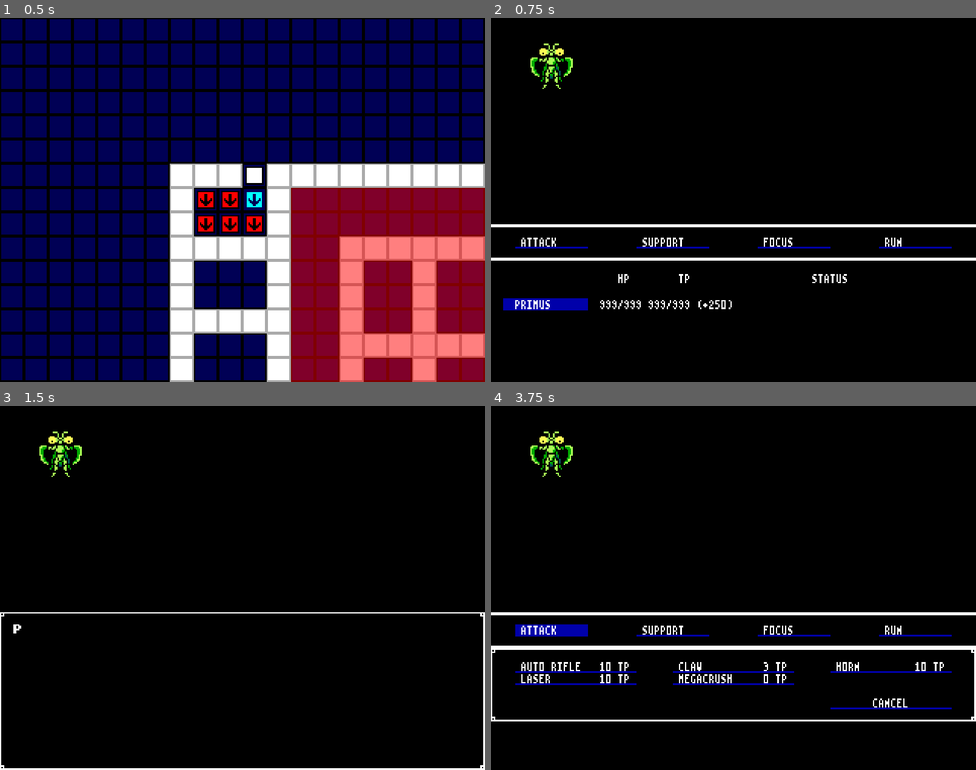
Above: before the commit, frames 1-4 (two rows, left to right).
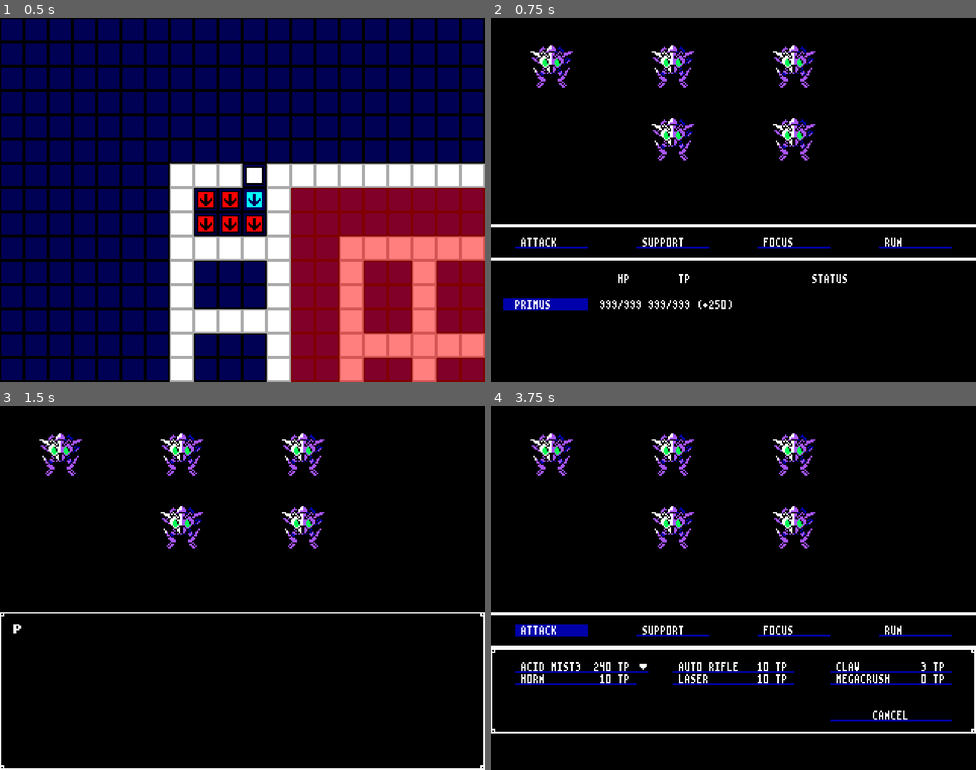
Above: after the commit, the same moments.

Repository: BeamBrain1/Morphose
Game: Godot game, scene res://Scenes/Global/root.tscn
Two runs of this game, one before a commit and one after it. Both use one fixed random seed, a clock stepped at 60 frames per second and the inputs below. Sound files missing from this copy of the repository are replaced by a short silence.
Inputs (mouse positions are in pixels of both pictures, inside the frame that each line leads up to):
- Up to frame 1 (0.5 s): no input
- Up to frame 2 (0.75 s): tap Enter (overworld_interact) at 0.5 s; move the mouse to (840, 181) at 0.52 s; hold Right (right) from 0.53 s (still down); click (840, 181) at 0.6 s
- Up to frame 3 (1.5 s): release Right (right) at 1.25 s; click "FOCUS" at 1.25 s
- Up to frame 4 (3.75 s): move the mouse to (636, 606) at 2.02 s; hold Down (down) 2.03-2.78 s; tap Enter (overworld_interact) at 2.1 s; click (636, 606) at 2.3 s; tap Space at 2.75 s; move the mouse to (782, 507) at 2.77 s; hold Right (right) 2.78-3.5 s; click (782, 507) at 2.85 s; click "ATTACK" at 3.5 s

Frame 1 is identical in both runs. In frame 2, 2.0% of the frame differs, in the area x 8-67%, y 7-40%; in frame 3, 2.0%; in frame 4, 4.0%, in the area x 0-100%, y 7-90%.

Commit message:
Daily backup

Diff:
--- a/Scenes/Battle/Combatant.gd
+++ b/Scenes/Battle/Combatant.gd
@@ -600,19 +600,6 @@
 
 		pushStatusChangesBattleMessages(accumulated_burn_stacks * -1, accumulated_tranqed_stacks * -1, accumulated_acid_stacks * -1, accumulated_blind_stacks * -1, accumulated_slimed_stacks * -1, accumulated_rage_stacks * -1)
 
-		if accumulated_burn_stacks != 0:
-			pushBattleMessage("Suffers " + str(accumulated_burn_stacks) + " " + getNegativeStatusEffectString(Combatant.STATUS_EFFECT.REGEN) + ".")
-		if accumulated_tranqed_stacks != 0:
-			pushBattleMessage("Suffers " + str(accumulated_tranqed_stacks) + " " + getNegativeStatusEffectString(Combatant.STATUS_EFFECT.SHARPENED) + ".")
-		if accumulated_acid_stacks != 0:
-			pushBattleMessage("Suffers " + str(accumulated_acid_stacks) + " " + getNegativeStatusEffectString(Combatant.STATUS_EFFECT.HARDENED) + ".")
-		if accumulated_blind_stacks != 0:
-			pushBattleMessage("Suffers " + str(accumulated_blind_stacks) + " " + getNegativeStatusEffectString(Combatant.STATUS_EFFECT.KEEN) + ".")
-		if accumulated_slimed_stacks != 0:
-			pushBattleMessage("Suffers " + str(accumulated_slimed_stacks) + " " + getNegativeStatusEffectString(Combatant.STATUS_EFFECT.ENERGIZED) + ".")
-		if accumulated_rage_stacks != 0:
-			pushBattleMessage("Suffers " + str(accumulated_rage_stacks) + " " + getNegativeStatusEffectString(Combatant.STATUS_EFFECT.FOCUSED) + ".")
-
 	# Reset accumulated received attack stats
 	var damage_received = accumulated_damage
 	accumulated_hits = 0
@@ -629,34 +616,34 @@
 
 func pushStatusChangesBattleMessages(regen_stacks: int, sharpened_stacks: int, hardened_stacks: int, keen_stacks: int, energized_stacks: int, focused_stacks: int) -> void:
 	if regen_stacks > 0:
-		pushBattleMessage("Gains " + str(regen_stacks) + " " + getPositiveStatusEffectString(Combatant.STATUS_EFFECT.REGEN) + ".")
+		pushBattleMessage(getName() + " gains " + str(regen_stacks) + " " + getPositiveStatusEffectString(Combatant.STATUS_EFFECT.REGEN) + ".")
 	elif regen_stacks < 0:
-		pushBattleMessage("Suffers " + str(regen_stacks * -1) + " " +getNegativeStatusEffectString(Combatant.STATUS_EFFECT.REGEN) + ".")
+		pushBattleMessage(getName() + " suffers " + str(regen_stacks * -1) + " " +getNegativeStatusEffectString(Combatant.STATUS_EFFECT.REGEN) + ".")
 
 	if sharpened_stacks > 0:
-		pushBattleMessage("Gains " + str(sharpened_stacks) + " " +getPositiveStatusEffectString(Combatant.STATUS_EFFECT.SHARPENED) + ".")
+		pushBattleMessage(getName() + " gains " + str(sharpened_stacks) + " " +getPositiveStatusEffectString(Combatant.STATUS_EFFECT.SHARPENED) + ".")
 	elif sharpened_stacks < 0:
-		pushBattleMessage("Suffers " + str(sharpened_stacks * -1) + " " +getNegativeStatusEffectString(Combatant.STATUS_EFFECT.SHARPENED) + ".")
+		pushBattleMessage(getName() + " suffers " + str(sharpened_stacks * -1) + " " +getNegativeStatusEffectString(Combatant.STATUS_EFFECT.SHARPENED) + ".")
 
 	if hardened_stacks > 0:
-		pushBattleMessage("Gains " + str(hardened_stacks) + " " +getPositiveStatusEffectString(Combatant.STATUS_EFFECT.HARDENED) + ".")
+		pushBattleMessage(getName() + " gains " + str(hardened_stacks) + " " +getPositiveStatusEffectString(Combatant.STATUS_EFFECT.HARDENED) + ".")
 	elif hardened_stacks < 0:
-		pushBattleMessage("Suffers " + str(hardened_stacks * -1) + " " +getNegativeStatusEffectString(Combatant.STATUS_EFFECT.HARDENED) + ".")
+		pushBattleMessage(getName() + " suffers " + str(hardened_stacks * -1) + " " +getNegativeStatusEffectString(Combatant.STATUS_EFFECT.HARDENED) + ".")
 
 	if keen_stacks > 0:
-		pushBattleMessage("Gains " + str(keen_stacks) + " " +getPositiveStatusEffectString(Combatant.STATUS_EFFECT.KEEN) + ".")
+		pushBattleMessage(getName() + " gains " + str(keen_stacks) + " " +getPositiveStatusEffectString(Combatant.STATUS_EFFECT.KEEN) + ".")
 	elif keen_stacks < 0:
-		pushBattleMessage("Suffers " + str(keen_stacks * -1) + " " +getNegativeStatusEffectString(Combatant.STATUS_EFFECT.KEEN) + ".")
+		pushBattleMessage(getName() + " suffers " + str(keen_stacks * -1) + " " +getNegativeStatusEffectString(Combatant.STATUS_EFFECT.KEEN) + ".")
 
 	if energized_stacks > 0:
-		pushBattleMessage("Gains " + str(energized_stacks) + " " +getPositiveStatusEffectString(Combatant.STATUS_EFFECT.ENERGIZED) + ".")
+		pushBattleMessage(getName() + " gains " + str(energized_stacks) + " " +getPositiveStatusEffectString(Combatant.STATUS_EFFECT.ENERGIZED) + ".")
 	elif energized_stacks < 0:
-		pushBattleMessage("Suffers " + str(energized_stacks * -1) + " " +getNegativeStatusEffectString(Combatant.STATUS_EFFECT.ENERGIZED) + ".")
+		pushBattleMessage(getName() + " suffers " + str(energized_stacks * -1) + " " +getNegativeStatusEffectString(Combatant.STATUS_EFFECT.ENERGIZED) + ".")
 
 	if focused_stacks > 0:
-		pushBattleMessage("Gains " + str(focused_stacks) + " " +getPositiveStatusEffectString(Combatant.STATUS_EFFECT.FOCUSED) + ".")
+		pushBattleMessage(getName() + " gains " + str(focused_stacks) + " " +getPositiveStatusEffectString(Combatant.STATUS_EFFECT.FOCUSED) + ".")
 	elif focused_stacks < 0:
-		pushBattleMessage("Suffers " + str(focused_stacks * -1) + " " +getNegativeStatusEffectString(Combatant.STATUS_EFFECT.FOCUSED) + ".")
+		pushBattleMessage(getName() + " suffers " + str(focused_stacks * -1) + " " +getNegativeStatusEffectString(Combatant.STATUS_EFFECT.FOCUSED) + ".")
 
 
 # Final amount of debuff stacks applied after factoring in Immunity blueprint (if present) and crit
@@ -821,7 +808,7 @@
 
 func wait() -> void:
 	regenTP()
-	pushBattleMessage(getName() + " focuses - regains " + str(getStatusEffectAdjustedTPRegen()) + " Tech Points.")
+	pushBattleMessage(getName() + " focuses...\n...regains " + str(getStatusEffectAdjustedTPRegen()) + " Tech Points.")
 
 
 func run() -> void:
--- a/Scenes/Battle/EnemyCombatant.gd
+++ b/Scenes/Battle/EnemyCombatant.gd
@@ -3,6 +3,8 @@
 
 var number_in_battle: int = 1	# Number of instance of this enemy in battle, used to determine display name
 var ai_sequence: int = 0		# Used in cyclic AI decisions. Every action advances by 1 step
+
+const MAX_NAME_NUM_CHARS: int = 10
 
 func _init(morphose_in):
 	morphose = morphose_in
@@ -14,7 +16,10 @@
 	if number_in_battle == 1:
 		return morphose.name.to_upper()
 	else:
-		return morphose.name.to_upper() + " " + str(number_in_battle)
+		if morphose.name.length() == MAX_NAME_NUM_CHARS - 1:
+			return morphose.name.to_upper() + str(number_in_battle)
+		else:
+			return morphose.name.to_upper() + " " + str(number_in_battle)
 
 
 func getBaseName() -> String:
--- a/Scenes/Battle/UI/EnemyDisplay.tscn
+++ b/Scenes/Battle/UI/EnemyDisplay.tscn
@@ -88,27 +88,33 @@
 
 [node name="StatusEffectDisplays" type="Node2D" parent="." unique_id=1523918879]
 
-[node name="Regen" parent="StatusEffectDisplays" unique_id=35012509 instance=ExtResource("7_xojdu")]
+[node name="Left" type="Node2D" parent="StatusEffectDisplays" unique_id=1187781370]
+metadata/_edit_group_ = true
+
+[node name="Regen" parent="StatusEffectDisplays/Left" unique_id=35012509 instance=ExtResource("7_xojdu")]
 position = Vector2(-16, 0)
 
-[node name="Focused" parent="StatusEffectDisplays" unique_id=650762522 instance=ExtResource("7_xojdu")]
-position = Vector2(32, 0)
-display_effect = 5
-
-[node name="Sharpened" parent="StatusEffectDisplays" unique_id=366100398 instance=ExtResource("7_xojdu")]
+[node name="Sharpened" parent="StatusEffectDisplays/Left" unique_id=366100398 instance=ExtResource("7_xojdu")]
 position = Vector2(-16, 8)
 display_effect = 1
 
-[node name="Hardened" parent="StatusEffectDisplays" unique_id=432177084 instance=ExtResource("7_xojdu")]
+[node name="Hardened" parent="StatusEffectDisplays/Left" unique_id=432177084 instance=ExtResource("7_xojdu")]
 position = Vector2(-16, 16)
 display_effect = 2
 
-[node name="Keen" parent="StatusEffectDisplays" unique_id=1645104563 instance=ExtResource("7_xojdu")]
-position = Vector2(32, 8)
+[node name="Right" type="Node2D" parent="StatusEffectDisplays" unique_id=1121902857]
+position = Vector2(32, 0)
+metadata/_edit_group_ = true
+
+[node name="Focused" parent="StatusEffectDisplays/Right" unique_id=650762522 instance=ExtResource("7_xojdu")]
+display_effect = 5
+
+[node name="Keen" parent="StatusEffectDisplays/Right" unique_id=1645104563 instance=ExtResource("7_xojdu")]
+position = Vector2(0, 8)
 display_effect = 3
 
-[node name="Energized" parent="StatusEffectDisplays" unique_id=1584433194 instance=ExtResource("7_xojdu")]
-position = Vector2(32, 16)
+[node name="Energized" parent="StatusEffectDisplays/Right" unique_id=1584433194 instance=ExtResource("7_xojdu")]
+position = Vector2(0, 16)
 display_effect = 4
 
 [node name="EatenChunks" type="Node2D" parent="." unique_id=1035969463]
--- a/Scenes/Battle/UI/enemy_display.gd
+++ b/Scenes/Battle/UI/enemy_display.gd
@@ -14,6 +14,12 @@
 
 const ENEMY_IMAGE_DIRECTORY = "res://Graphics/Enemies/"
 const ENEMY_IMAGE_EXT = ".png"
+
+const DEFAULT_SPRITE_SIZE: Vector2 = Vector2(32, 32)	# Default sprite size - attacks are centered based on this
+const LARGE_SPRITE_SIZE: Vector2 = Vector2(108, 80)
+
+# Slot taken by the enemy display in the DisplayGrid
+var slot: int
 
 # Called when the node enters the scene tree for the first time.
 func _ready() -> void:
@@ -64,12 +70,12 @@
 
 
 func updateStatusDisplays():
-	$StatusEffectDisplays/Regen.updateDisplay(enemy.regen_stacks)
-	$StatusEffectDisplays/Focused.updateDisplay(enemy.focused_stacks)
-	$StatusEffectDisplays/Sharpened.updateDisplay(enemy.sharpened_stacks)
-	$StatusEffectDisplays/Hardened.updateDisplay(enemy.hardened_stacks)
-	$StatusEffectDisplays/Keen.updateDisplay(enemy.keen_stacks)
-	$StatusEffectDisplays/Energized.updateDisplay(enemy.energized_stacks)
+	$StatusEffectDisplays/Left/Regen.updateDisplay(enemy.regen_stacks)
+	$StatusEffectDisplays/Left/Sharpened.updateDisplay(enemy.focused_stacks)
+	$StatusEffectDisplays/Left/Hardened.updateDisplay(enemy.sharpened_stacks)
+	$StatusEffectDisplays/Right/Focused.updateDisplay(enemy.hardened_stacks)
+	$StatusEffectDisplays/Right/Keen.updateDisplay(enemy.keen_stacks)
+	$StatusEffectDisplays/Right/Energized.updateDisplay(enemy.energized_stacks)
 
 
 func hitFlash():
@@ -117,3 +123,19 @@
 
 func assignImage() -> void:
 	$EnemySprite.texture = load(getEnemyImageLocation(enemy.getBaseName()))
+	$StatusEffectDisplays/Right.position.x = spriteSize().x
+	size = spriteSize()
+	$LabelName.position += Vector2((spriteSize().x - DEFAULT_SPRITE_SIZE.x) / 2, spriteSize().y - DEFAULT_SPRITE_SIZE.y)
+
+
+func spriteSize() -> Vector2:
+	return $EnemySprite.texture.get_size()
+
+
+func centerAttackAnimationOnSprite(attack_in: AttackAnimation) -> void:
+	var attack_offset: Vector2 = (spriteSize() - DEFAULT_SPRITE_SIZE) / 2
+	attack_in.global_position = global_position + attack_offset
+
+
+func isLargeSprite() -> bool:
+	return spriteSize().x > DEFAULT_SPRITE_SIZE.x
--- a/Scenes/Battle/UI/enemy_display_grid.gd
+++ b/Scenes/Battle/UI/enemy_display_grid.gd
@@ -12,6 +12,15 @@
 signal combatant_selected
 
 var max_enemy_with_base_name: Dictionary = {}
+
+# Indicates the order in which to fill enemy display slots
+# Slots are oriented on the screen as follows:
+#	0 1 2 3
+#	4 5 6 7
+# This order prioritizes slots closer to the center
+const DISPLAY_SLOT_PRIORITY_DEFAULT_SIZE: Array[int] = [1, 2, 5, 6, 0, 4, 3, 7]
+# Large enemies can only be displayed in the top row, and not on the furthest right edge
+const DISPLAY_SLOT_PRIORITY_LARGE_SIZE: Array[int] = [1, 0, 2]
 
 func selectCombatantAsTarget(combatant: EnemyCombatant) -> void:
 	emit_signal("combatant_selected", combatant)
@@ -43,7 +52,7 @@
 		var enemy_status_display = EnemyStatusDisplay.instantiate()
 		enemy_status_display.assignCombatant(combatant)
 		add_child(enemy_status_display)
-		enemy_status_display.position = FIRST_ENEMY_DISPLAY_POSITION + Vector2((enemy_status_displays.size() % 4) * NEXT_ENEMY_DISPLAY_OFFSET_X, floor(enemy_status_displays.size() / 4) * NEXT_ENEMY_DISPLAY_OFFSET_Y)
+		assignSlot(enemy_status_display)
 		enemy_status_displays.append(enemy_status_display)
 		enemy_status_display.select_combatant.connect(selectCombatantAsTarget)
 	else:
@@ -53,8 +62,38 @@
 				break
 
 
+# Assign an enemy a slot and update its display display position based on the slot
+func assignSlot(display: EnemyDisplay) -> void:
+	display.slot = nextFreeSlot()
+	display.position = FIRST_ENEMY_DISPLAY_POSITION + Vector2((display.slot % 4) * NEXT_ENEMY_DISPLAY_OFFSET_X, floor(display.slot / 4) * NEXT_ENEMY_DISPLAY_OFFSET_Y)
+
+
+# Returns the next free slot in descending order of priority or -1 if none available
+func nextFreeSlot() -> int:
+	for slot in DISPLAY_SLOT_PRIORITY_DEFAULT_SIZE:		# Iterate through slots in decreasing priority
+		if not slot in takenSlots():					# Free slot found
+			return slot
+	return -1	# No free slot found
+
+
+# Returns a list of slots that have already been taken by other enemies
+func takenSlots() -> Array[int]:
+	var result: Array[int] = []
+	for display in enemy_status_displays:
+		result += singleDisplayTakenSlots(display)
+	return result
+
+
+# Returns the slot(s) taken by an enemy status display
+# A normal-sized enemy will take only its slot number; a large enemy takes additional slots (a 2x2 grid starting at its own position
+func singleDisplayTakenSlots(display: EnemyDisplay) -> Array[int]:
+	if display.isLargeSprite():
+		return [display.slot, display.slot+1, display.slot+ENEMIES_PER_ROW, display.slot+1+ENEMIES_PER_ROW]
+	return [display.slot]
+
+
 func battleGridIsFull() -> bool:
-	return enemy_status_displays.size() == MAX_ENEMIES
+	return nextFreeSlot() == -1
 
 
 func updateEnemyStatusDisplays() -> void:
--- a/Scenes/Controllers/ControllerBattle.gd
+++ b/Scenes/Controllers/ControllerBattle.gd
@@ -219,12 +219,14 @@
 	if blueprint.hasAnimation():
 		var attack_anim: AttackAnimation = blueprint.getUseAnimation()
 		$EnemyDisplayGrid.add_child(attack_anim)	# We put it here so it doesn't draw over battle action menu or message display
-		if target is EnemyCombatant:	# Center single-target player attacks on enemy sprite
-			attack_anim.global_position = $EnemyDisplayGrid.getCombatantDisplay(target).global_position
-		elif user is PartyCombatant and blueprint is BlueprintAttack and blueprint.multitarget:
-			pass	# For multitarget attacks launched by party, show but do not change position
-		else:	# Visible animations don't play for enemy attacks or any support abilities
-			attack_anim.hide()
+		if user is EnemyCombatant or blueprint is BlueprintSupport:
+			attack_anim.hide()	# Visible animations don't play for enemy attacks or any support abilities
+		else:
+			if not blueprint.multitarget:	# Center single-target player attacks on enemy sprite
+				$EnemyDisplayGrid.getCombatantDisplay(target).centerAttackAnimationOnSprite(attack_anim)
+			else:	# For multitarget attacks launched by party, show but do not change position - default behavior
+				pass
+
 		attack_anim.start(user is EnemyCombatant)
 		await attack_anim.finished_playing
 
--- a/Scenes/Global/Tables/party_member_table.gd
+++ b/Scenes/Global/Tables/party_member_table.gd
@@ -36,6 +36,8 @@
 		primus.installBlueprint(Blueprint.getBlueprintFromGlobalList("Laser", 1), true)
 		primus.installBlueprint(Blueprint.getBlueprintFromGlobalList("Auto Rifle", 1), true)
 		primus.installBlueprint(Blueprint.getBlueprintFromGlobalList("Honey", 1), true)
+		primus.installBlueprint(Blueprint.getBlueprintFromGlobalList("Acid Mist", 3), true)
+		primus.installBlueprint(Blueprint.getBlueprintFromGlobalList("Overclock", 3), true)
 
 	defector = PartyMember.new()
 	defector.name = PartyMember.PARTY_MEMBER_DEFECTOR_NAME
--- a/map_script_livestock.gd
+++ b/map_script_livestock.gd
@@ -3,7 +3,8 @@
 
 func body() -> void:
 	if GlobalProgramData.DEBUG_MODE:
-		await doEncounter(["Security"])
+		await doEncounter(["Livestock", "Livestock", "Livestock", "Livestock", "Livestock"])
+		#await doEncounter(["Livestock", "Livestock", "Overseer", "Livestock", "Livestock", "Livestock", "Livestock", "Livestock"])
 	else:
 		await doEncounter(["Livestock"])
 	if not isFlagSet("FarmPanelLoosened"):
Binary file added: Graphics/Enemies/default_large.png
Not shown, added: Graphics/Enemies/default_large.png.import
Binary file changed: Graphics/Enemies/livestock.png
Binary file added: Graphics/Enemies/overseer.png
Not shown, added: Graphics/Enemies/overseer.png.import
Binary file changed: Graphics/Enemies/security.png
Binary file changed: Graphics/grid_overlay.png
